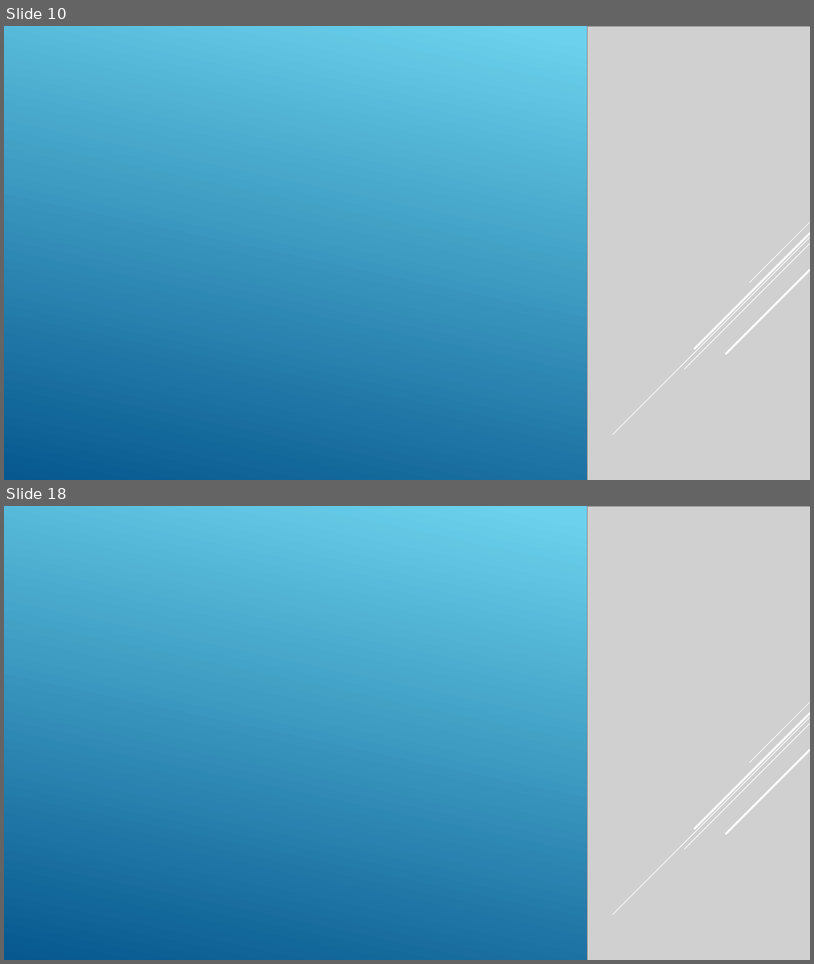
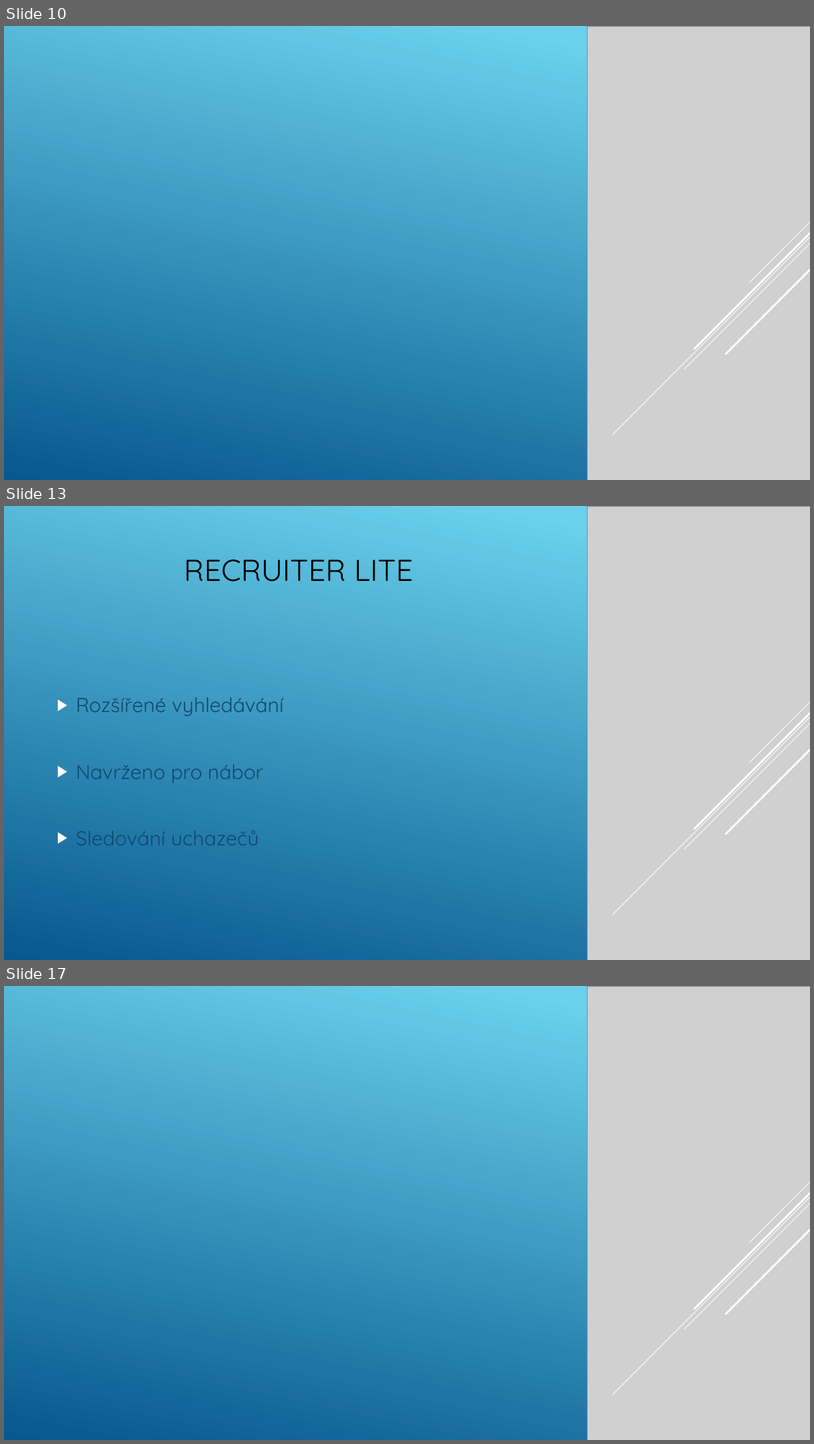
Before and after one commit to Jelenos69/I11-prezentace-Jel-nek, a slide deck: Jelinek.pptx. Shown one above the other, each under a label of ours: slides 10 and 18 before the commit, slides 10, 13 and 17 after it; the slides between them are not shown. The pictures are 814x964 and 814x1444 pixels, drawn with LibreOffice and Linux fonts; fonts in the diff are those of the drawing; grey boxes stand for pictures. Boxes give left, top, right and bottom in pixels: in the first picture for what was removed or moved away, otherwise in the second. Text is boxed around its words. In the diff, an @@ line names an element or a change of style, - is before the commit and + after.

```diff
--- a/Jelinek.pptx
+++ b/Jelinek.pptx
@@ slide 13 added at [4,506,810,960], background gradient #6ED2EB to #06588E @@
@@ picture added at [588,506,810,960] @@
@@ title added at [184,559,414,582], 36 pt, text #000000 @@
+RECRUITER LITE
@@ text added at [76,697,284,845], 24 pt, text #0F496F @@
+▶ Rozšířené vyhledávání
+▶ Navrženo pro nábor
+▶ Sledování uchazečů
@@ group added at [613,702,810,914]: 5 lines @@
@@ what was slide 18 is now slide 17 @@
```
Also in this commit, not shown: 1 slide changed, 8 other slides added, 11 slides removed.
